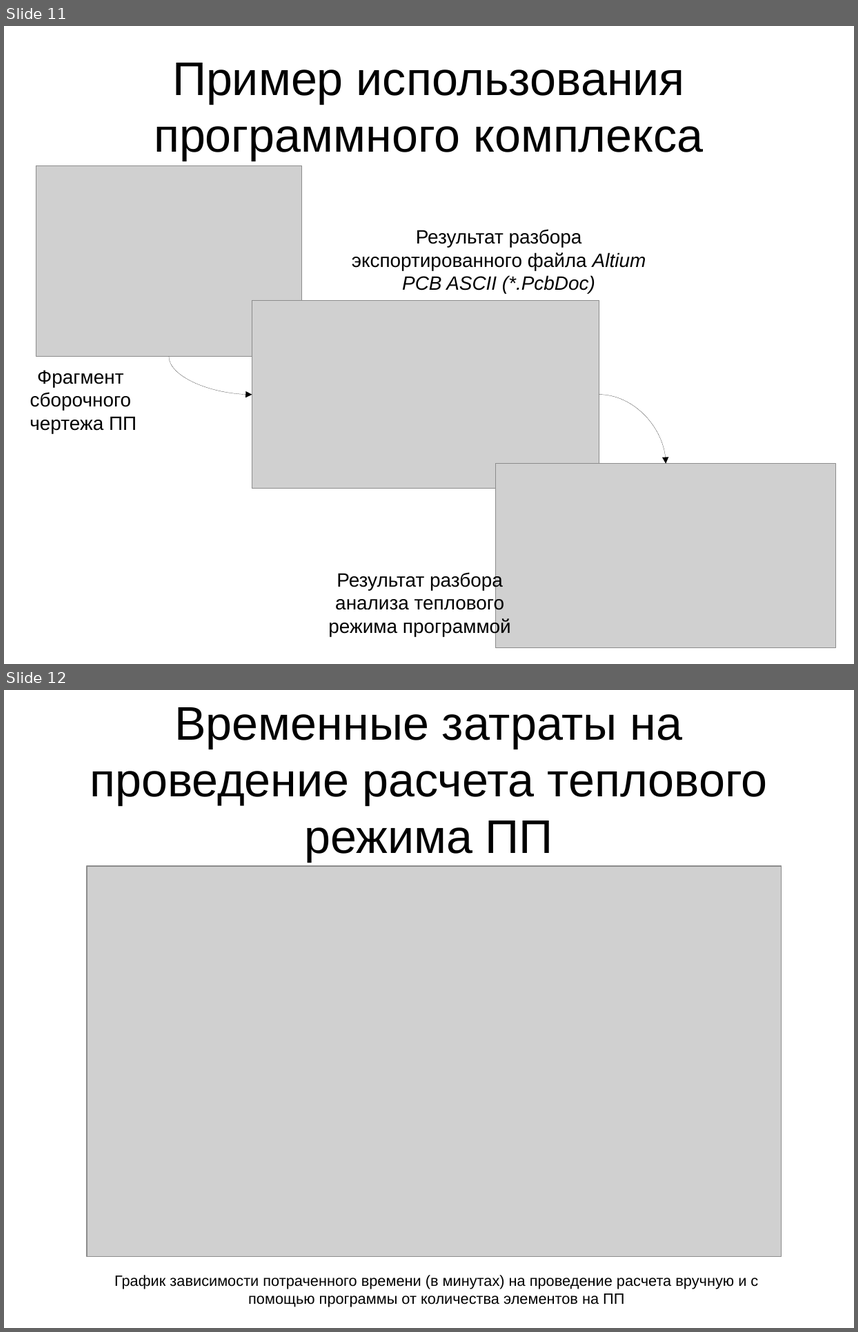
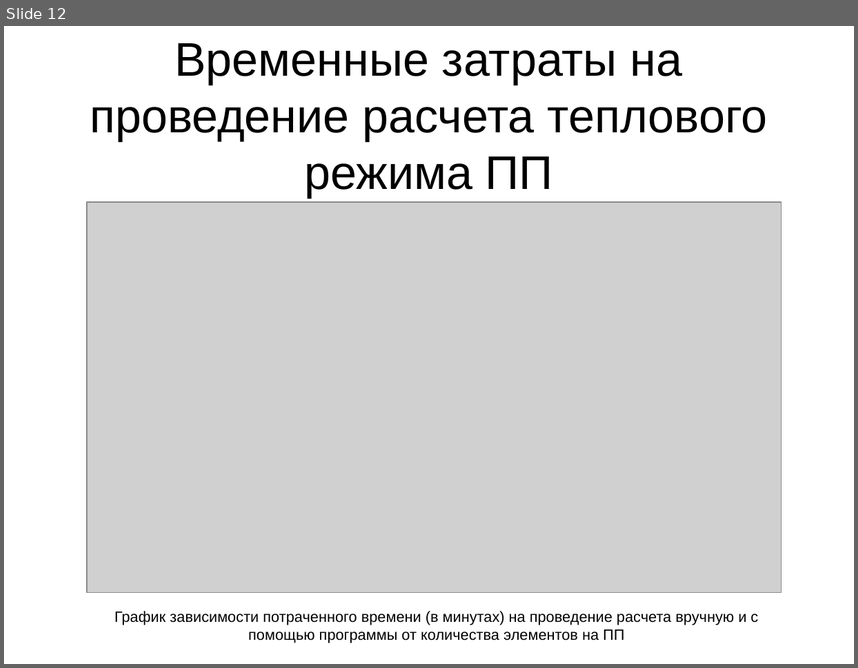
Before and after one commit to yagodar/altium-visualization-tool, a slide deck: data/documents/dissertation/yagodarov/Презентация.odp. Shown one above the other, each under a label of ours: slides 11 and 12 before the commit, slide 12 after it. The pictures are 858x1332 and 858x668 pixels, drawn with LibreOffice and Linux fonts; fonts in the diff are those of the drawing; grey boxes stand for pictures. Boxes give left, top, right and bottom in pixels: in the first picture for what was removed or moved away, otherwise in the second. Text is boxed around its words. In the diff, an @@ line names an element or a change of style, - is before the commit and + after.

```diff
--- a/data/documents/dissertation/yagodarov/Презентация.odp
+++ b/data/documents/dissertation/yagodarov/Презентация.odp
@@ slide 11 removed at [4, 26, 854, 664], background #FFFFFF @@
@@ title removed at [154, 63, 704, 160] @@
-Пример использования программного комплекса
@@ picture removed at [36, 165, 302, 356] @@
@@ text removed at [352, 229, 646, 294] @@
-Результат разбора экспортированного файла Altium PCB ASCII (*.PcbDoc)
@@ picture removed at [252, 301, 599, 489] @@
@@ curved arrow removed from (169, 356) to (252, 394) @@
@@ text removed at [30, 370, 136, 433] @@
-Фрагмент
-сборочного
-чертежа ПП
@@ curved arrow removed from (599, 394) to (666, 463) @@
@@ picture removed at [496, 463, 836, 648] @@
@@ text removed at [328, 571, 511, 636] @@
-Результат разбора анализа теплового режима программой
```
Also in this commit, not shown: 2 slides changed, 1 slide added, 2 other files.
